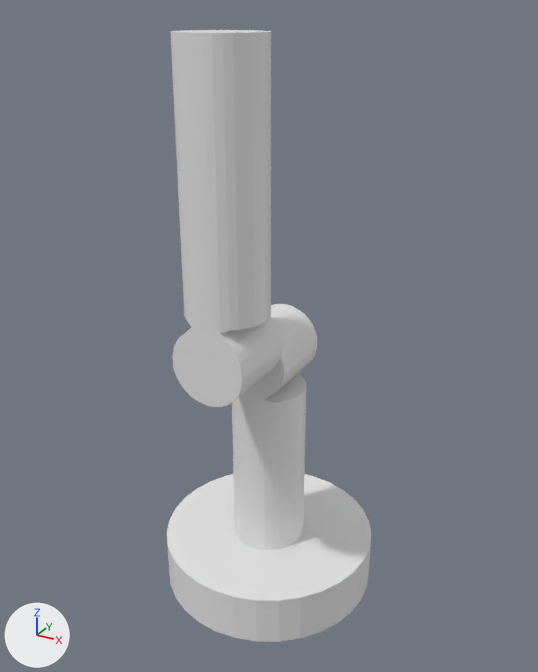
Before and after pictures for a commit that changed the glTF model assets/1.glb.
Both versions are drawn from a 50 mm lens placed at (2.88, -5.24, 5.15), pointed at (0.0, 0.01, 2.53). The axes (+X, +Y, +Z) are drawn at lower left. The lights are the same throughout. Where no turn or scale is listed for an object, it has been applied to the vertices.
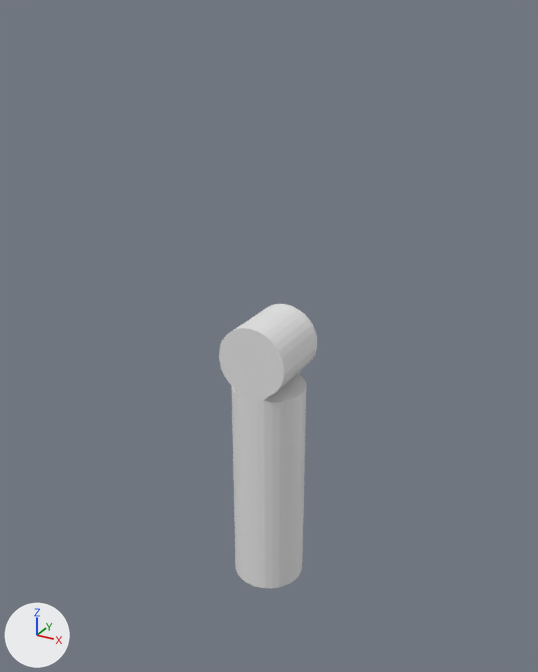
What differs and where, as boxes [x1, y1, x2, y2] in the pictures (538 x 672 px):
'Cylinder.002', deleted
    before: [170, 30, 283, 407]
'Cylinder', deleted
    before: [167, 474, 371, 642]

The change in detail:
Object 'Cylinder' (ob_cylinder) is deleted.
Object 'Cylinder.002' (ob_cylinder_002) is deleted.
